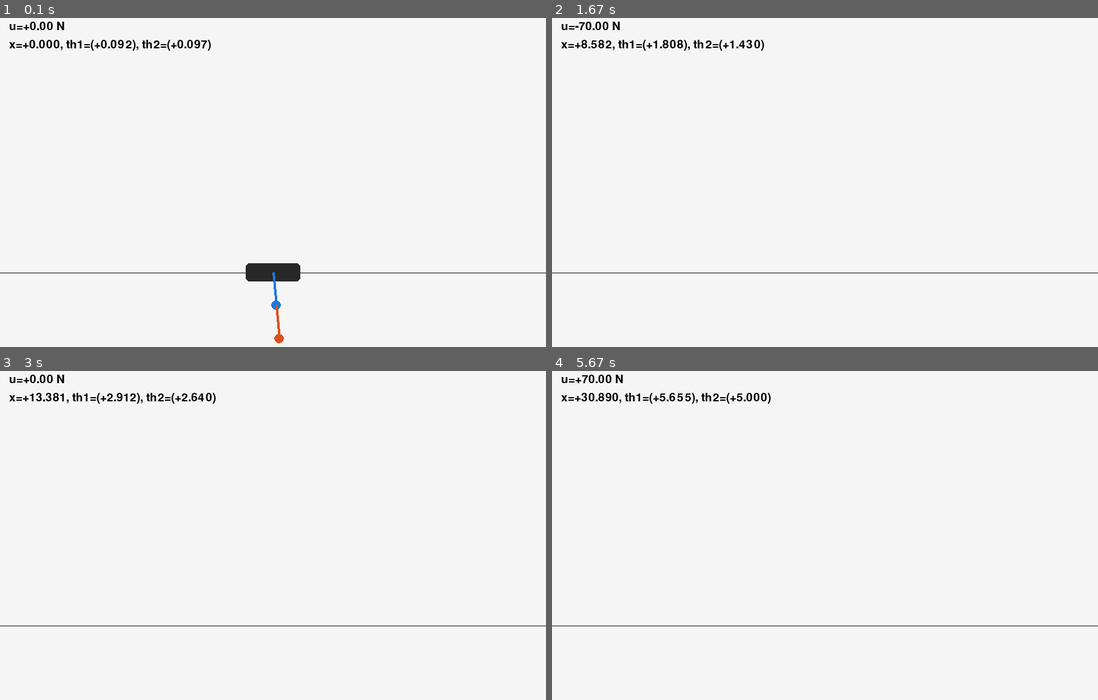
Above: before the commit, frames 1-4 (two rows, left to right).
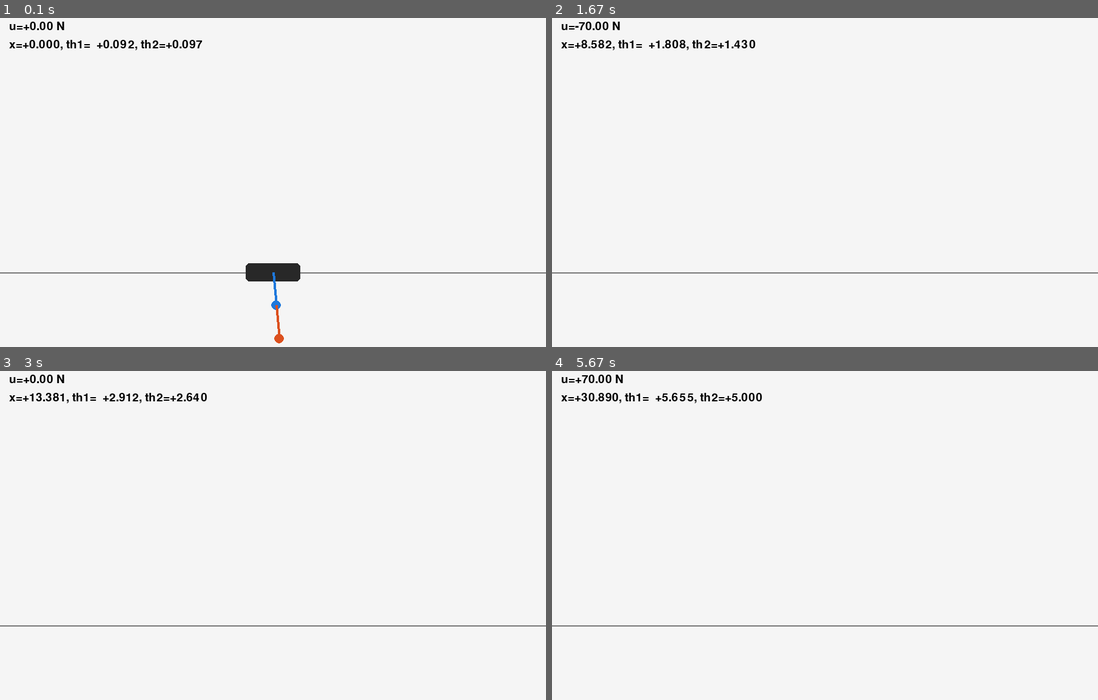
Above: after the commit, the same moments.

Repository: gshjis/diploma
Game: pygame game, started from pygame_engine_control.py
Same seed, same stepped clock (60 frames per second), same inputs: the game is played once before the commit and once after it.
Inputs:
- Up to frame 1 (0.1 s): no input
- Up to frame 2 (1.67 s): hold Right 0.33-0.8 s; hold Right 0.83-1.3 s; hold Left from 1.33 s (still down)
- Up to frame 3 (3 s): release Left at 1.87 s; hold Left 1.9-2.3 s; hold Right 2.33-2.97 s
- Up to frame 4 (5.67 s): hold Left 3-3.47 s; hold Right 3.5-3.97 s; hold Right 4-4.47 s; hold Left 4.5-5.03 s; hold Left 5.07-5.47 s; hold Right from 5.5 s (still down)

The runs differ from the first frame. In frame 1, 0.4% of the frame differs, in the area x 16-39%, y 6-10%; in frame 2, 0.4%; in frame 3, 0.3%; in frame 4, 0.4%, in the area x 17-41%, y 6-10%.

Commit message:
feat: add PhysicsEnv wrapper and SAC training adapter
Introduce a new `agent.py` module with a `PhysicsEnv` that wraps `physics_engine` using a `HoldConfig` baseline (PD-stabilized). The environment provides shaped observations/rewards, action clipping, and robust episode termination checks (out-of-bounds, fall threshold, NaN state, max steps) to support stable learning.

Also add a minimal Gymnasium adapter and an optional `train_sac_stable_baselines3` entry point to integrate with stable-baselines3 for SAC experimentation without forcing SAC/torch dependencies. Update `.gitignore` to ignore generated zip artifacts.

Diff:
--- a/agent.py
+++ b/agent.py
@@ -0,0 +1,310 @@
+"""Baseline controller and environment wrapper for `phisics_engine.py`.
+
+Полностью SAC здесь не включаем (требует torch + корректная типизация/нейросети).
+Функционально: среда + PD-контроллер, использующий динамику из `phisics_engine.py`.
+"""
+
+from __future__ import annotations
+
+from dataclasses import dataclass
+from typing import Tuple
+
+import numpy as np
+
+import physics_engine as phys
+
+
+@dataclass
+class HoldConfig:
+    u_limit: float = 20.0
+    x_limit: float = 5.0
+    max_steps: int = 5000
+    dt: float = 1.0 / 240.0
+
+    # failure threshold (wide enough to let the system evolve)
+    fall_threshold: float = 1.0
+
+    # PD gains (stabilization baseline)
+    kx: float = 0.0
+    vx: float = 0.1
+    k1: float = 15.0
+    kw1: float = 3.0
+    k2: float = 10.0
+    kw2: float = 2.5
+
+
+def _reward(s: phys.State) -> float:
+    th1 = float(s.pos.Teta1)
+    th2 = float(s.pos.Teta2)
+    dth1 = float(s.vel.dTeta1)
+    dth2 = float(s.vel.dTeta2)
+    x = float(s.pos.x)
+    dx = float(s.vel.dx)
+
+    target1 = np.pi
+    target2 = np.pi
+
+    cost = (
+        2.0 * ((th1 - target1)**2 + (th2 - target2)**2)
+        + 0.5 * (dth1 * dth1 + dth2 * dth2)
+        + 0.05 * (x * x)
+        + 0.01 * (dx * dx)
+    )
+    return float(-cost)
+
+
+class PhysicsEnv:
+    def __init__(self, p: phys.SystemParameters, cfg: HoldConfig) -> None:
+        self.p = p
+        self.cfg = cfg
+        self._state: phys.State | None = None
+        self._steps = 0
+
+    def reset(self, seed: int | None = None) -> np.ndarray:
+        if seed is not None:
+            np.random.seed(seed)
+
+        th1 = np.random.uniform(-0.2, 0.2)
+        th2 = np.random.uniform(-0.2, 0.2)
+        self._state = phys.State(
+            pos=phys.Positions(x=np.float64(0.0), Teta1=np.float64(th1), Teta2=np.float64(th2)),
+            vel=phys.Velocities(dx=np.float64(0.0), dTeta1=np.float64(0.0), dTeta2=np.float64(0.0)),
+        )
+        self._steps = 0
+        return self._obs(self._state)
+
+    def _obs(self, s: phys.State) -> np.ndarray:
+        return np.array(
+            [
+                float(s.pos.x),
+                float(s.vel.dx),
+                float(s.pos.Teta1),
+                float(s.vel.dTeta1),
+                float(s.pos.Teta2),
+                float(s.vel.dTeta2),
+            ],
+            dtype=np.float32,
+        )
+
+    def step(self, u: float) -> Tuple[np.ndarray, float, bool, dict]:
+        assert self._state is not None
+        self._steps += 1
+
+        u = float(np.clip(u, -self.cfg.u_limit, self.cfg.u_limit))
+        self._state = phys.rk4_step(self._state, u=u, p=self.p, dt=self.cfg.dt)
+        s = self._state
+
+        out_of_bounds = abs(float(s.pos.x)) > self.cfg.x_limit
+        fallen = abs(float(s.pos.Teta1)) > self.cfg.fall_threshold or abs(float(s.pos.Teta2)) > self.cfg.fall_threshold
+
+        state_arr = s.to_array()
+        nan_state = bool(np.isnan(state_arr).any())
+
+        done = bool(out_of_bounds or fallen or nan_state or self._steps >= self.cfg.max_steps)
+
+        control_penalty = 1e-2 * (u * u)
+        reward = _reward(s) - control_penalty
+
+        obs = self._obs(s)
+        info = {"fallen": fallen, "out_of_bounds": out_of_bounds, "nan_state": nan_state}
+        return obs, reward, done, info
+
+
+def train_sac_stable_baselines3(
+    total_timesteps: int = 100_000,
+    seed: int = 0,
+) -> None:
+    """Train SAC using stable-baselines3.
+
+    Требует gymnasium (или gym) окружение; мы делаем минимальный адаптер.
+    """
+
+    import gymnasium as gym
+    from gymnasium import spaces
+    from stable_baselines3 import SAC
+
+    p = phys.SystemParameters()
+    cfg = HoldConfig()
+    env_impl = PhysicsEnv(p=p, cfg=cfg)
+
+    obs_dim = 6
+    act_dim = 1
+
+    class GymAdapter(gym.Env):
+        metadata: dict[str, list[str]] = {"render_modes": []}
+
+        def __init__(self) -> None:
+            super().__init__()
+            self.observation_space = spaces.Box(
+                low=-np.inf,
+                high=np.inf,
+                shape=(obs_dim,),
+                dtype=np.float32,
+            )
+            self.action_space = spaces.Box(
+                low=-cfg.u_limit,
+                high=cfg.u_limit,
+                shape=(act_dim,),
+                dtype=np.float32,
+            )
+
+        def reset(self, *, seed: int | None = None, options=None):
+            obs = env_impl.reset(seed=seed)
+            return obs, {}
+
+        def step(self, action: np.ndarray):
+            u = float(action[0])
+            obs, reward, done, info = env_impl.step(u)
+            terminated = bool(done)
+            truncated = False
+            return obs, float(reward), terminated, truncated, info
+
+    env = GymAdapter()
+    np.random.seed(seed)
+
+    model = SAC(
+        policy="MlpPolicy",
+        env=env,
+        seed=seed,
+        verbose=1,
+        learning_rate=3e-4,
+        gamma=0.99,
+        batch_size=256,
+        buffer_size=200_000,
+        train_freq=1,
+        gradient_steps=1,
+    )
+
+    # tqdm только как прогресс-бар на общий прогресс обучения.
+    from tqdm import tqdm
+
+    remaining = total_timesteps
+    with tqdm(total=total_timesteps, desc="SAC train", unit="ts") as pbar:
+        while remaining > 0:
+            step_now = min(10_000, remaining)
+            model.learn(total_timesteps=step_now, reset_num_timesteps=False)
+            remaining -= step_now
+            pbar.update(step_now)
+    model.save("sac_cart_pendulum")
+
+
+class PDHoldAgent:
+    """PD feedback baseline for keeping θ1 and θ2 near 0."""
+
+    def __init__(self, cfg: HoldConfig) -> None:
+        self.cfg = cfg
+
+    def act(self, obs: np.ndarray) -> float:
+        x, dx, th1, dth1, th2, dth2 = [float(v) for v in obs.tolist()]
+        u = (
+            self.cfg.kx * x
+            -self.cfg.vx * dx
+            -self.cfg.k1 * th1
+            -self.cfg.kw1 * dth1
+            -self.cfg.k2 * th2
+            -self.cfg.kw2 * dth2
+        )
+        return float(u)
+
+
+def train_mlp(
+    episodes: int = 2000,
+    steps_per_episode: int = 2000,
+    lr: float = 1e-3,
+    batch_size: int = 256,
+    seed: int = 0,
+) -> None:
+    """Train a small MLP policy with supervised imitation from PD.
+
+    Это "обучение" без SAC: мы собираем (obs -> u_PD) пары и
+    подбираем нейросеть, которая аппроксимирует стабилизирующий контроллер.
+    """
+
+    import torch
+    import torch.nn as nn
+    import torch.nn.functional as F
+
+    torch.manual_seed(seed)
+    np.random.seed(seed)
+
+    p = phys.SystemParameters()
+    cfg = HoldConfig()
+    env = PhysicsEnv(p=p, cfg=cfg)
+    teacher = PDHoldAgent(cfg)
+
+    obs_dim = 6
+    act_dim = 1
+
+    class Policy(nn.Module):
+        def __init__(self) -> None:
+            super().__init__()
+            self.fc1 = nn.Linear(obs_dim, 128)
+            self.fc2 = nn.Linear(128, 128)
+            self.out = nn.Linear(128, act_dim)
+
+        def forward(self, obs: torch.Tensor) -> torch.Tensor:
+            x = F.relu(self.fc1(obs))
+            x = F.relu(self.fc2(x))
+            return self.out(x)
+
+    policy = Policy()
+    opt = torch.optim.Adam(policy.parameters(), lr=lr)
+
+    # replay buffers for imitation
+    obs_buf: list[np.ndarray] = []
+    act_buf: list[np.ndarray] = []
+
+    def push_transition(obs: np.ndarray, u: float) -> None:
+        obs_buf.append(obs.astype(np.float32, copy=False))
+        act_buf.append(np.array([u], dtype=np.float32))
+
+    policy.train()
+    for ep in range(episodes):
+        obs = env.reset(seed=seed + ep)
+        for _ in range(steps_per_episode):
+            with torch.no_grad():
+                u_teacher = teacher.act(obs)
+            next_obs, _r, done, _info = env.step(u_teacher)
+            push_transition(obs, u_teacher)
+            obs = next_obs
+            if done:
+                break
+
+            if len(obs_buf) >= batch_size:
+                idx = np.random.choice(len(obs_buf), size=batch_size, replace=False)
+                obs_b = torch.tensor(np.stack([obs_buf[i] for i in idx]), dtype=torch.float32)
+                act_b = torch.tensor(np.stack([act_buf[i] for i in idx]), dtype=torch.float32)
+
+                pred = policy(obs_b)
+                loss = F.mse_loss(pred, act_b)
+                opt.zero_grad(set_to_none=True)
+                loss.backward()
+                opt.step()
+
+        if (ep + 1) % 100 == 0:
+            print(f"[imit] ep={ep+1}/{episodes}")
+
+    torch.save(policy.state_dict(), "policy_pd_imitation.pt")
+    print("Saved policy to policy_pd_imitation.pt")
+
+
+def run_episode(seed: int = 0) -> float:
+    p = phys.SystemParameters()
+    cfg = HoldConfig()
+    env = PhysicsEnv(p=p, cfg=cfg)
+    agent = PDHoldAgent(cfg)
+
+    obs = env.reset(seed=seed)
+    total_reward = 0.0
+    done = False
+    while not done:
+        u = agent.act(obs)
+        obs, r, done, _info = env.step(u)
+        total_reward += r
+    return total_reward
+
+
+if __name__ == "__main__":
+
+    # quick training (уменьшено, чтобы не убивало процесс по времени/памяти)
+    train_sac_stable_baselines3()
--- a/phisics_engine.py
+++ b/physics_engine.py
@@ -6,8 +6,8 @@
 @dataclass
 class Positions:
     x: np.float64 = np.float64(0.0)
-    Teta1: np.float64 = np.float64(0.0)
-    Teta2: np.float64 = np.float64(0.0)
+    Teta1: np.float64 = np.float64(0.5)
+    Teta2: np.float64 = np.float64(0.5)
 
 @dataclass
 class Velocities:
@@ -17,7 +17,7 @@
 
 @dataclass
 class SystemParameters:
-    g: np.float64 = np.float64(9.81)  # положительное, знак учтём в уравнениях
+    g: np.float64 = np.float64(-9.81)
     m0: np.float64 = np.float64(5.0)
     m1: np.float64 = np.float64(0.5)
     m2: np.float64 = np.float64(0.5)
@@ -123,8 +123,10 @@
 
     # Вектор гравитационных сил G(q)
     G1 = 0.0
-    G2 = (m1 + m2) * g * L1 * s1
-    G3 = m2 * g * L2 * s2
+    # Инвертируем гравитацию так, чтобы θ=0 стало "верхом".
+    # Иначе при θ=0 (sin(0)=0) модель соответствует низу.
+    G2 = -(m1 + m2) * g * L1 * s1
+    G3 = -m2 * g * L2 * s2
 
     G = np.array([G1, G2, G3], dtype=np.float64)
 
--- a/pygame_engine_control.py
+++ b/pygame_engine_control.py
@@ -12,7 +12,7 @@
 import numpy as np
 import pygame
 
-from phisics_engine import Positions, SystemParameters, Velocities, State, rk4_step
+from physics_engine import Positions, SystemParameters, Velocities, State, rk4_step
 
 
 def _float(x: np.float64 | float) -> float:
@@ -52,6 +52,17 @@
     screen = pygame.display.set_mode((width, height))
     pygame.display.set_caption("Analytical engine control (arrows -> force u)")
     clock = pygame.time.Clock()
+
+    # -------------------- SAC agent (optional) --------------------
+    model_path = "sac_cart_pendulum.zip"
+    sac_model = None
+    if model_path is not None:
+        try:
+            from stable_baselines3 import SAC
+
+            sac_model = SAC.load(model_path)
+        except Exception:
+            sac_model = None
 
     # World-to-screen mapping
     origin_x = width // 2
@@ -110,8 +121,8 @@
         # Печатаем только значения в скобках: (theta1_vis), (theta2_vis)
         state_text = (
             f"x={_float(s.pos.x):+.3f}, "
-            f"th1=({theta1_vis:+.3f}), "
-            f"th2=({theta2_vis:+.3f})"
+            f"th1=  {theta1_vis:+.3f}, "
+            f"th2={theta2_vis:+.3f}"
         )
         font = pygame.font.Font(None, 28)
         screen.blit(font.render(u_text, True, (0, 0, 0)), (15, 15))
@@ -131,12 +142,30 @@
                 break
 
         keys = pygame.key.get_pressed()
-        if keys[pygame.K_LEFT]:
-            u_current = -F_MAX
-        elif keys[pygame.K_RIGHT]:
-            u_current = F_MAX
+        if sac_model is not None:
+            # agent controls u
+            obs = np.array(
+                [
+                    _float(state.pos.x),
+                    _float(state.vel.dx),
+                    _float(state.pos.Teta1),
+                    _float(state.vel.dTeta1),
+                    _float(state.pos.Teta2),
+                    _float(state.vel.dTeta2),
+                ],
+                dtype=np.float32,
+            )
+            action, _ = sac_model.predict(obs, deterministic=True)
+            # action shape=(1,)
+            u_current = float(action[0])
         else:
-            u_current = 0.0
+            # manual keyboard fallback
+            if keys[pygame.K_LEFT]:
+                u_current = -F_MAX
+            elif keys[pygame.K_RIGHT]:
+                u_current = F_MAX
+            else:
+                u_current = 0.0
 
         # Integrate in (quasi) real-time with fixed dt
         now_t = pygame.time.get_ticks()
--- a/pyproject.toml
+++ b/pyproject.toml
@@ -20,6 +20,7 @@
 bdsim = "^1.1.2"
 pyqt5 = "^5.15.11"
 tqdm = "^4.67.3"
+stable-baselines3 = "^2.8.0"
 
 
 [tool.poetry.group.dev.dependencies]
Not shown, changed: .gitignore
Not shown, changed: poetry.lock
